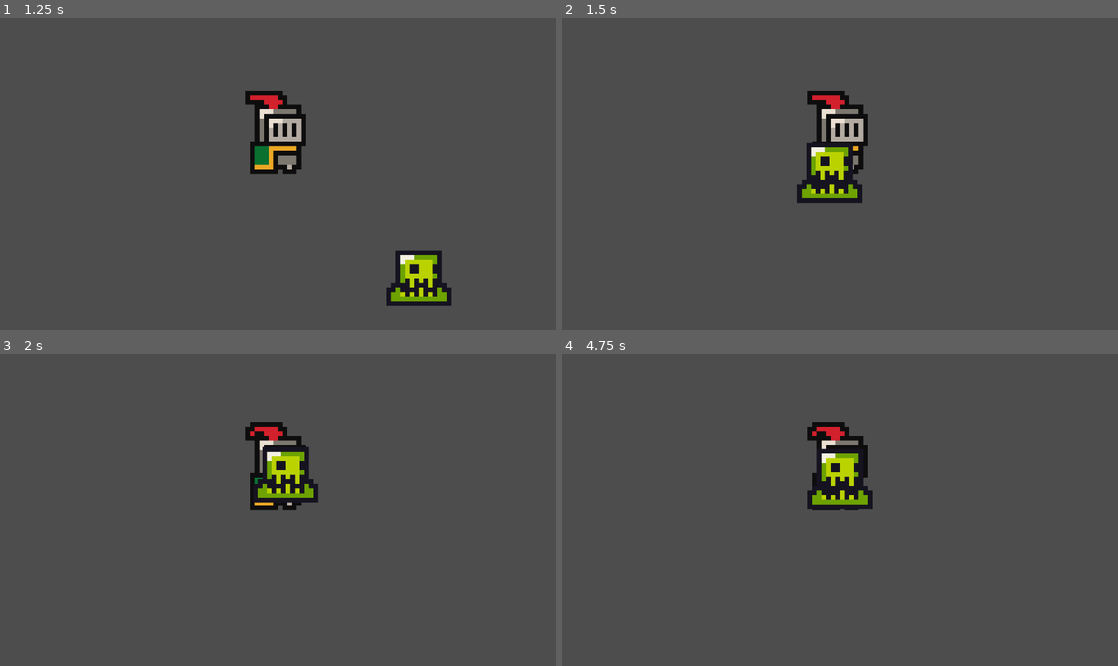
Above: before the commit, frames 1-4 (two rows, left to right).
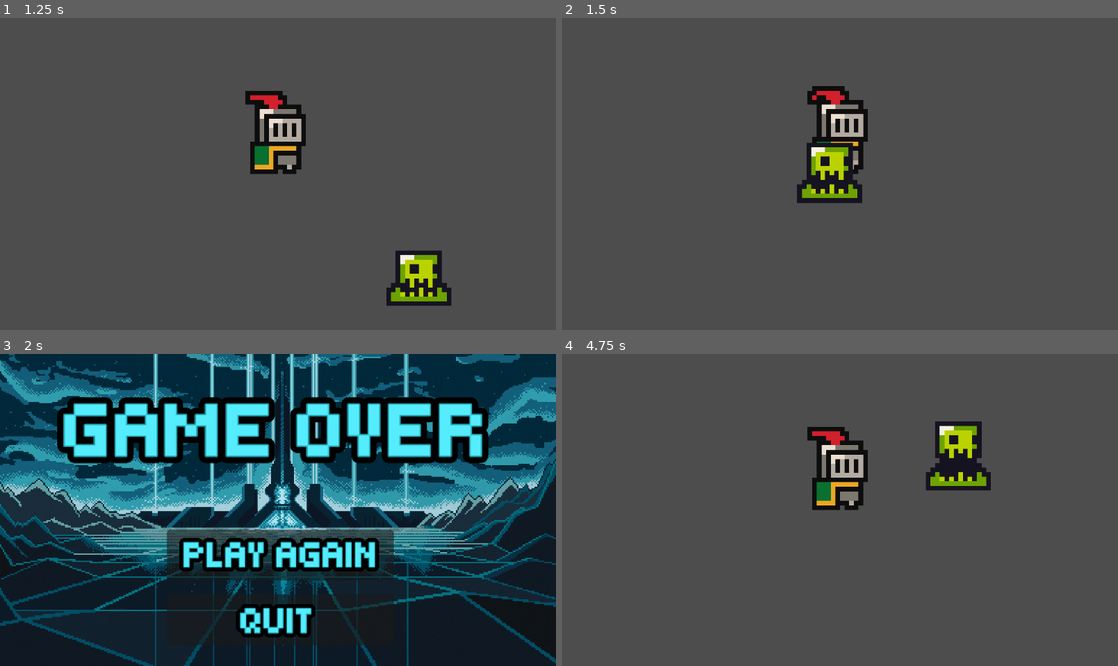
Above: after the commit, the same moments.

Repository: CarlosNegron-prog/disc-connected
Game: Godot game, scene res://scenes/game.tscn
Same seed, same stepped clock (60 frames per second), same inputs: the game is played once before the commit and once after it.
Inputs (mouse positions are in pixels of both pictures, inside the frame that each line leads up to):
- Up to frame 1 (1.25 s): tap Enter at 0.5 s; hold Right (ui_right) from 0.53 s (still down); hold E (Interact) from 0.53 s (still down)
- Up to frame 2 (1.5 s): release Right (ui_right) at 1.28 s; release E (Interact) at 1.28 s; hold Down (ui_down) from 1.28 s (still down); tap E (Interact) at 1.35 s
- Up to frame 3 (2 s): keep holding Down (ui_down)
- Up to frame 4 (4.75 s): release Down (ui_down) at 2 s; click (840, 553) at 2 s, where only the run after the commit has a clickable "PLAY AGAIN"; hold Right (ui_right) 2.78-3.53 s; hold E (Interact) 2.78-3.53 s; hold Up (ui_up) 3.53-4.28 s; tap E (Interact) at 3.6 s; hold Left (ui_left) from 4.28 s (still down); hold E (Interact) from 4.28 s (still down)

Frame 1 is identical in both runs. In frame 2, 0.9% of the frame differs, in the area x 45-55%, y 21-47%; in frame 3, 99%, in the area x 0-100%, y 0-100%; in frame 4, 3.9%.

Commit message:
Added Gameover scene and logic also modified hitbox to properly work with gameover

Diff:
--- /dev/null
+++ b/scenes/GameOver.tscn
@@ -0,0 +1,116 @@
+[gd_scene format=3 uid="uid://bqss2tudyxsad"]
+
+[ext_resource type="Texture2D" uid="uid://bw031xl7ehm52" path="res://Backgrounds/Tron Background.png" id="1_qae0b"]
+[ext_resource type="Script" uid="uid://caxk4ppa3mbjt" path="res://scripts/game_over.gd" id="1_vuicl"]
+[ext_resource type="FontFile" uid="uid://b8uai7k484bcd" path="res://Fonts/Tiny5-Regular.ttf" id="2_vuicl"]
+
+[sub_resource type="LabelSettings" id="LabelSettings_4noiy"]
+font = ExtResource("2_vuicl")
+font_size = 70
+font_color = Color(0.33333334, 0.92941177, 0.99607843, 1)
+outline_color = Color(0, 0.21568628, 0.24705882, 0.7529412)
+shadow_size = 0
+shadow_color = Color(0, 0.3254902, 0.3254902, 0.28235295)
+shadow_offset = Vector2(0, 0)
+stacked_outline_count = 4
+stacked_outline_0/size = 3
+stacked_outline_0/color = Color(0.17254902, 0.7411765, 0.80784315, 1)
+stacked_outline_1/size = 3
+stacked_outline_1/color = Color(0.12156863, 0.54509807, 0.5921569, 1)
+stacked_outline_2/color = Color(1, 1, 1, 1)
+stacked_outline_3/size = 20
+
+[sub_resource type="LabelSettings" id="LabelSettings_gijjb"]
+line_spacing = 10.0
+paragraph_spacing = 10.0
+font = ExtResource("2_vuicl")
+font_size = 32
+font_color = Color(0.33333334, 0.92941177, 0.99607843, 1)
+outline_color = Color(0, 0.21568628, 0.24705882, 0.7529412)
+shadow_size = 0
+shadow_color = Color(0, 0.3254902, 0.3254902, 0.28235295)
+shadow_offset = Vector2(0, 0)
+stacked_outline_count = 4
+stacked_outline_0/size = 2
+stacked_outline_0/color = Color(0.17254902, 0.7411765, 0.80784315, 1)
+stacked_outline_1/size = 2
+stacked_outline_1/color = Color(0.12156863, 0.54509807, 0.5921569, 1)
+stacked_outline_2/color = Color(1, 1, 1, 1)
+stacked_outline_3/size = 13
+
+[node name="Control" type="Control" unique_id=114489992]
+layout_mode = 3
+anchor_right = 2.398
+anchor_bottom = 2.404
+offset_right = -671.04004
+offset_bottom = -379.08002
+grow_horizontal = 2
+grow_vertical = 2
+script = ExtResource("1_vuicl")
+
+[node name="TextureRect" type="TextureRect" parent="." unique_id=673990645]
+layout_mode = 0
+offset_right = 480.0
+offset_bottom = 270.0
+texture = ExtResource("1_qae0b")
+expand_mode = 1
+
+[node name="Label" type="Label" parent="." unique_id=550363565]
+layout_mode = 1
+anchors_preset = -1
+anchor_left = -0.514
+anchor_top = -0.11100001
+anchor_right = 0.483
+anchor_bottom = 0.638
+offset_left = 287.72
+offset_top = 55.97
+offset_right = 208.16307
+offset_bottom = -65.51101
+text = "GAME OVER"
+label_settings = SubResource("LabelSettings_4noiy")
+horizontal_alignment = 1
+vertical_alignment = 1
+
+[node name="Button" type="Button" parent="." unique_id=129677098]
+layout_mode = 0
+offset_left = 144.0
+offset_top = 152.0
+offset_right = 340.0
+offset_bottom = 196.0
+theme_override_colors/font_color = Color(1, 1, 1, 1)
+theme_override_colors/font_outline_color = Color(0, 0, 0, 1)
+theme_override_font_sizes/font_size = 50
+autowrap_trim_flags = 192
+
+[node name="Label2" type="Label" parent="Button" unique_id=1313581554]
+layout_mode = 0
+offset_left = 15.0
+offset_top = 4.0
+offset_right = 183.0
+offset_bottom = 40.0
+text = "PLAY AGAIN"
+label_settings = SubResource("LabelSettings_gijjb")
+horizontal_alignment = 1
+vertical_alignment = 1
+
+[node name="Button2" type="Button" parent="." unique_id=51461344]
+layout_mode = 0
+offset_left = 144.0
+offset_top = 208.0
+offset_right = 340.0
+offset_bottom = 252.0
+theme_override_colors/font_color = Color(1, 1, 1, 1)
+theme_override_colors/font_outline_color = Color(0, 0, 0, 1)
+theme_override_font_sizes/font_size = 50
+autowrap_trim_flags = 192
+
+[node name="Label3" type="Label" parent="Button2" unique_id=1225197520]
+layout_mode = 0
+offset_left = 64.0
+offset_top = 5.0
+offset_right = 128.0
+offset_bottom = 41.0
+text = "QUIT"
+label_settings = SubResource("LabelSettings_gijjb")
+horizontal_alignment = 1
+vertical_alignment = 1
--- /dev/null
+++ b/scripts/game_over.gd
@@ -0,0 +1,21 @@
+extends Control
+
+
+const MAIN_GAME_SCENE = "res://scenes/game.tscn"
+
+@onready var play_again: Button = $Button
+@onready var quit: Button = $Button2
+
+func _ready() -> void:
+	# This connects the "pressed" signal of the buttons to your functions below
+	play_again.pressed.connect(_on_play_again_button_pressed)
+	quit.pressed.connect(_on_quit_button_pressed)
+
+func _on_play_again_button_pressed() -> void:
+	print("Play again clicked")
+	get_tree().change_scene_to_file(MAIN_GAME_SCENE)
+
+
+func _on_quit_button_pressed() -> void:
+	print("Quit clicked")
+	get_tree().quit()
--- a/scripts/hitbox.gd
+++ b/scripts/hitbox.gd
@@ -2,24 +2,32 @@
 
 # This looks for a Timer node that is a CHILD of this Hitbox
 @onready var timer: Timer = $Timer2
+const GAME_OVER_SCENE = "res://scenes/GameOver.tscn"
 
 func _on_body_entered(body: Node2D) -> void:
 	# 1. Check if the thing that touched us is in the "player" group
 	if body.is_in_group("player"):
-		print("Loser")
+		print("Player hit! Waiting 1 second...")
 
-		# 2. Freeze the player so they can't run away
+		# 1. Freeze the player
 		body.set_physics_process(false)
+		if body.has_node("AnimatedSprite2D"):
+			body.get_node("AnimatedSprite2D").stop()
 
-		# 3. Start the restart timer
-		if timer:
-			timer.start()
-		else:
-			# Fallback if you haven't added the Timer node yet
-			get_tree().reload_current_scene()
+		# 2. CREATE THE DELAY (No Timer node needed!)
+		# This creates a 1.0 second timer and waits for it to finish
+		await get_tree().create_timer(0.4).timeout
+
+		# 3. CHANGE SCENE
+		print("Changing to Game Over Scene")
+		var error = get_tree().change_scene_to_file(GAME_OVER_SCENE)
+
+		if error != OK:
+			print("ERROR: Scene change failed: ", error)
 
 func _on_timer_timeout() -> void:
-	get_tree().reload_current_scene()
+	print("Timer Finished Starting Gameover")
+	get_tree().change_scene_to_file(GAME_OVER_SCENE)
 
 
 func _on_timer_2_timeout() -> void:
Binary file added: Backgrounds/Tron Background.png
Not shown, added: Backgrounds/Tron Background.png.import
Binary file added: Fonts/Tiny5-Regular.ttf
Not shown, added: Fonts/Tiny5-Regular.ttf.import
Not shown, added: scripts/game_over.gd.uid
